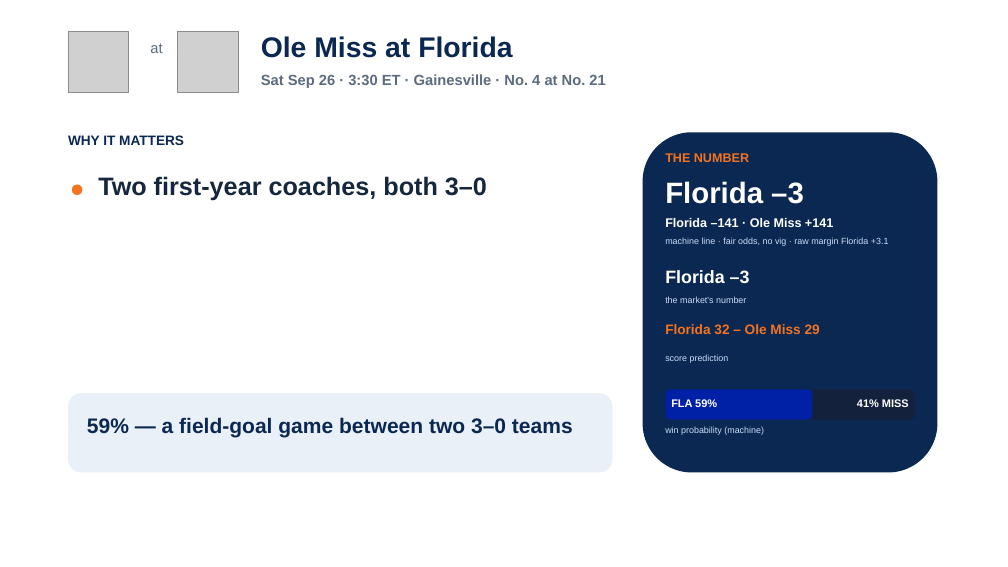
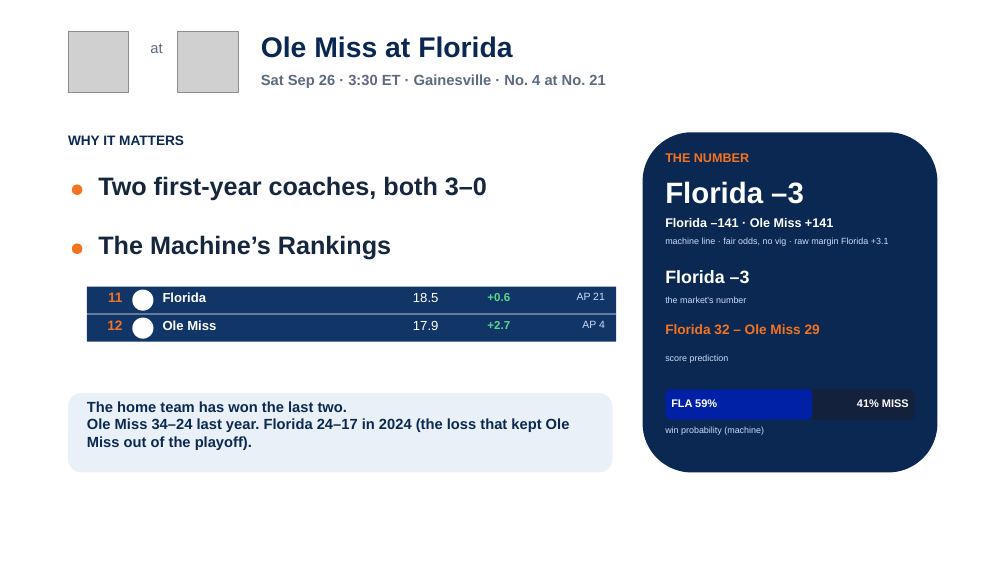
Before and after one commit to lucasalvarezflorida-lab/ncaa-fbs-analytics, a slide deck: slide 9 of decks/2026_Week4_Episode5.pptx. Drawn at 1008x567 pixels with LibreOffice and Linux fonts; fonts in the diff are those of the drawing; grey boxes stand for pictures; background and template pictures are left out. Boxes give left, top, right and bottom in pixels: in the first picture for what was removed or moved away, otherwise in the second. Text is boxed around its words. In the diff, an @@ line names an element or a change of style, - is before the commit and + after.

```diff
--- a/decks/2026_Week4_Episode5.pptx
+++ b/decks/2026_Week4_Episode5.pptx
@@ text added at (98, 235, 391, 259), 24 pt, text #16273D, bold @@
+The Machine’s Rankings
@@ ellipse added at (72, 243, 82, 254), fill #F47321 @@
@@ rectangle added at (87, 287, 616, 314), fill #123568 @@
@@ text added at (108, 292, 122, 302), 13 pt, text #F47321, bold @@
+11
@@ ellipse added at (132, 290, 154, 311), fill #FFFFFF @@
@@ text added at (163, 292, 207, 302), 12.5 pt, text #FFFFFF, bold @@
+Florida
@@ text added at (413, 293, 439, 302), 12.5 pt, text #FFFFFF @@
+18.5
@@ text added at (487, 293, 510, 301), 11 pt, text #5CD68A, bold @@
++0.6
@@ text added at (577, 292, 605, 300), 10 pt, text #CADCFC @@
+AP 21
@@ rectangle added at (87, 315, 616, 342), fill #123568 @@
@@ text added at (107, 320, 122, 330), 13 pt, text #F47321, bold @@
+12
@@ ellipse added at (132, 318, 154, 339), fill #FFFFFF @@
@@ text added at (163, 320, 216, 330), 12.5 pt, text #FFFFFF, bold @@
+Ole Miss
@@ text added at (413, 321, 439, 330), 12.5 pt, text #FFFFFF @@
+17.9
@@ text added at (487, 321, 510, 329), 11 pt, text #5CD68A, bold @@
++2.7
@@ text added at (582, 321, 605, 328), 10 pt, text #CADCFC @@
+AP 4
@@ text removed at (87, 417, 573, 437) @@
-59% — a field-goal game between two 3–0 teams
@@ text added at (87, 401, 570, 450), 14 pt, text #0A2851, bold @@
+The home team has won the last two.
+Ole Miss 34–24 last year. Florida 24–17 in 2024 (the loss that kept Ole Miss out of the playoff).
```
Also in this commit, not shown: 1 other slide changed, 1 other file.
